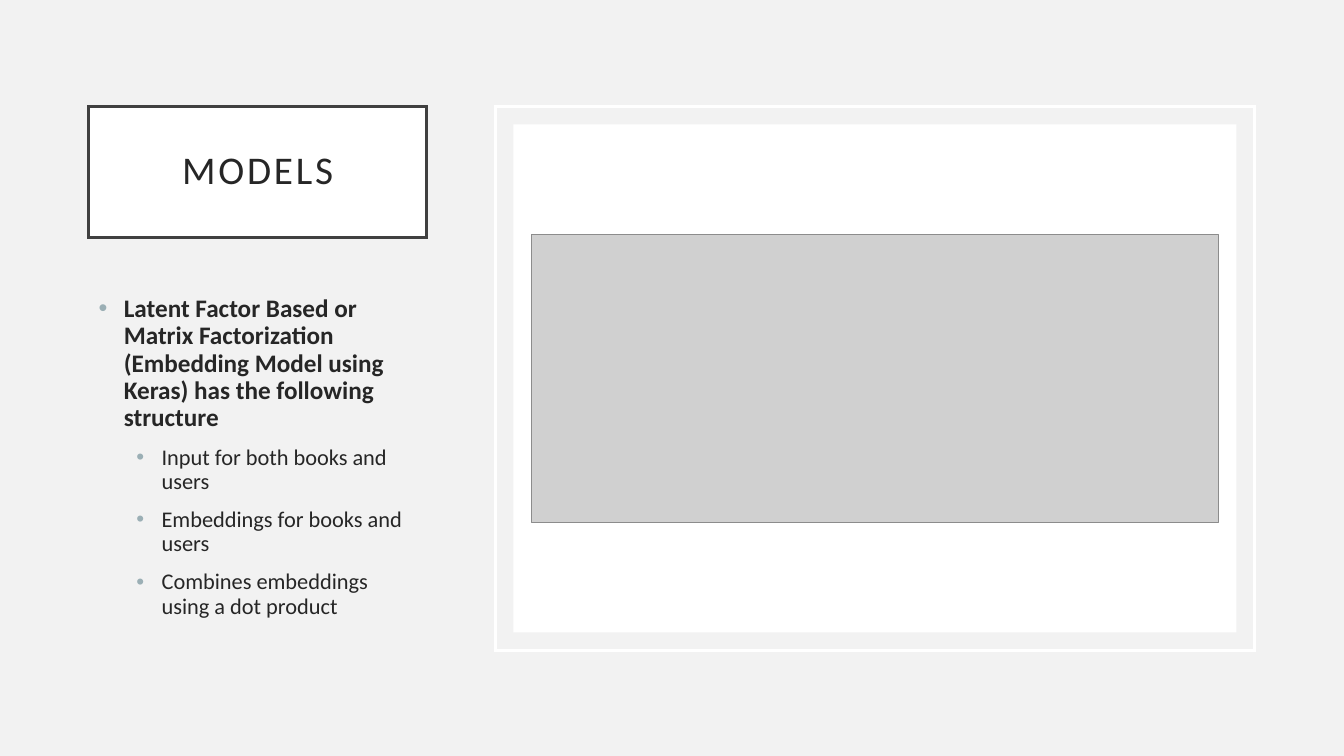
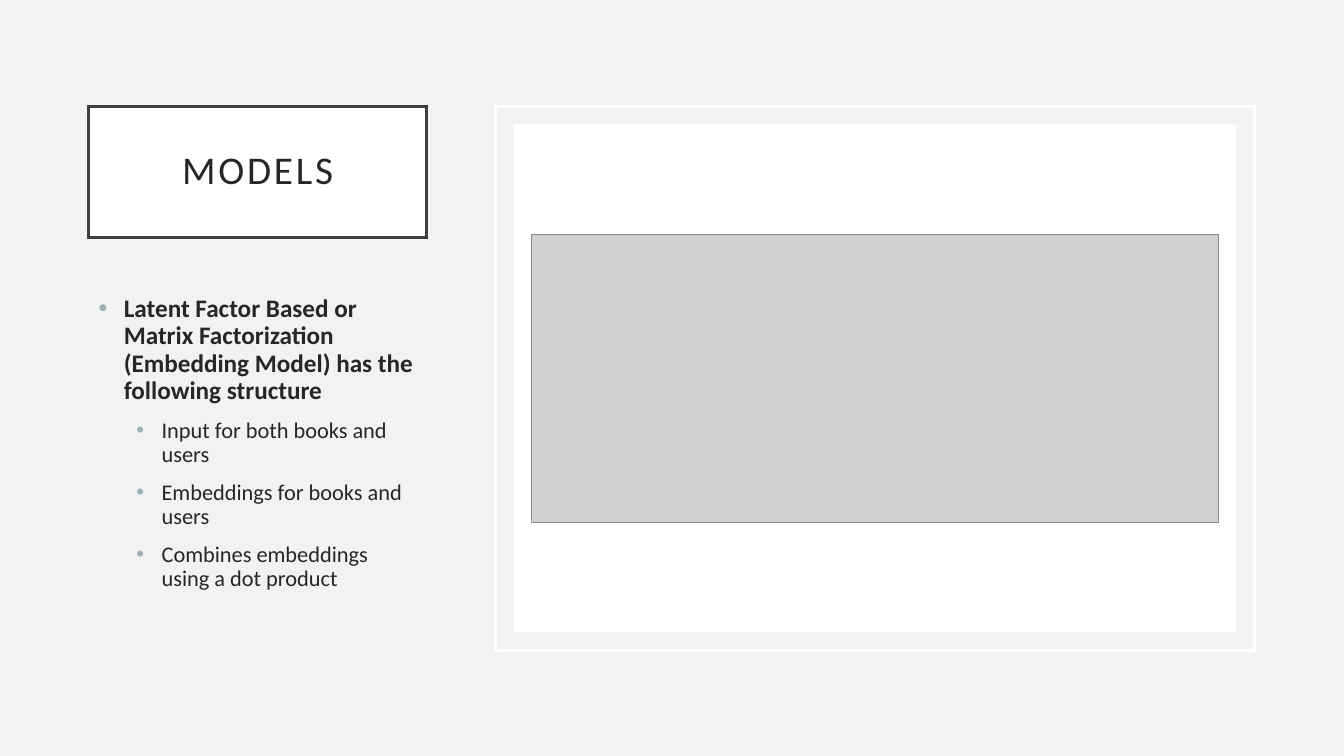
Before and after one commit to mwpnava/Data-Science-Projects, a slide deck: slide 12 of BookRecommender_prediction/Presentation_BRS.pptx (slide 11 before the commit). Drawn at 1344x756 pixels with LibreOffice and Linux fonts; fonts in the diff are those of the drawing; grey boxes stand for pictures. Boxes give left, top, right and bottom in pixels: in the first picture for what was removed or moved away, otherwise in the second. Text is boxed around its words. In the diff, an @@ line names an element or a change of style, - is before the commit and + after.

Commit message:
Presentation

```diff
--- a/BookRecommender_prediction/Presentation_BRS.pptx
+++ b/BookRecommender_prediction/Presentation_BRS.pptx
@@ text at [124, 299, 413, 404]: text changed @@
-• Latent Factor Based or Matrix Factorization (Embedding Model using Keras) has the following structure
+• Latent Factor Based or Matrix Factorization (Embedding Model) has the following structure
```
Also in this commit, not shown: 3 other slides changed, 1 slide added.
